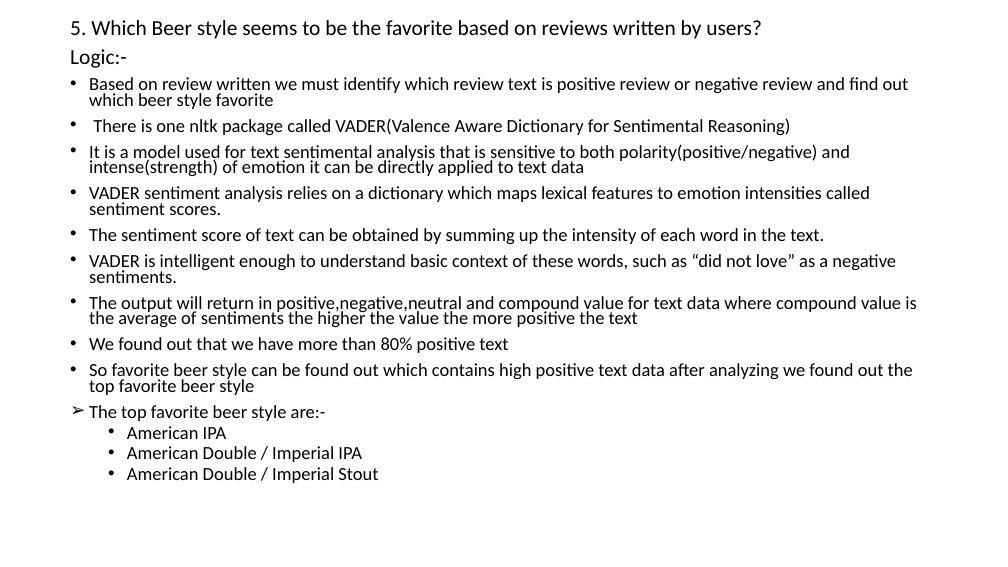
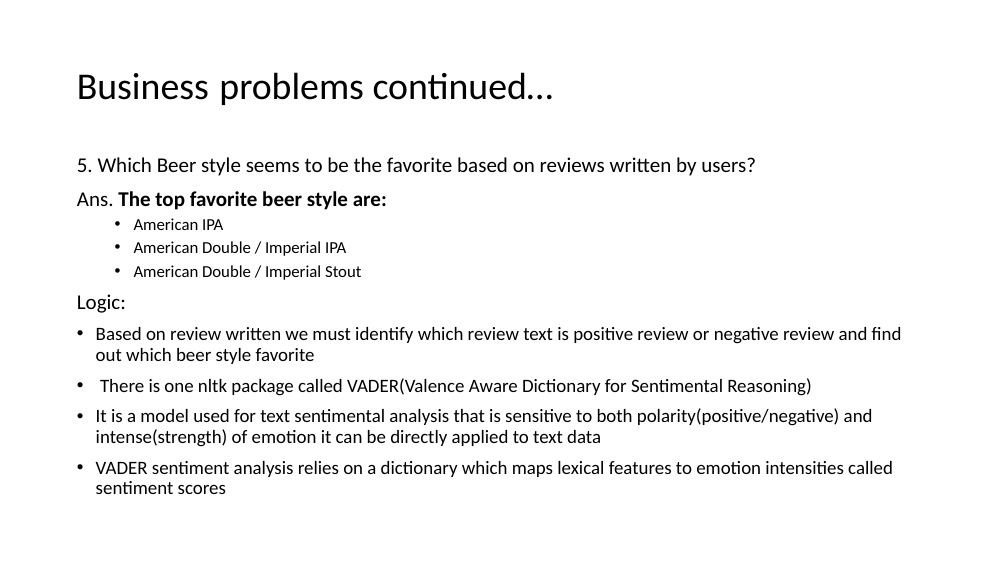
Before and after one commit to vaibhavt14/BeerReviewsAssessment, a slide deck: slide 8 of Summarization of beer reviews data analysis.pptx. Drawn at 1008x567 pixels with LibreOffice and Linux fonts; fonts in the diff are those of the drawing. Boxes give left, top, right and bottom in pixels: in the first picture for what was removed or moved away, otherwise in the second. Text is boxed around its words. In the diff, an @@ line names an element or a change of style, - is before the commit and + after.

Commit message:
Presentation of Beer review analysis

```diff
--- a/Summarization of beer reviews data analysis.pptx
+++ b/Summarization of beer reviews data analysis.pptx
@@ title added at [77,72,554,105], 36 pt, text #000000 @@
+Business problems continued…
@@ text "5. Which Beer style seems ...": place and size @@
-text "5. Which Beer style seems ..." at [70,20,916,483]
+text "5. Which Beer style seems ..." at [77,157,902,494]
@@ text at [77,157,902,447]: size 20.4 to 20 pt in "5. Which Beer style seems to be ..."; size 17.6 to 18 pt in "Based on review written we must identify ...", "There is one nltk package called VADER(Valence ...", "It is a model used for text ..."; line spacing 0.7 to 0.9 @@
@@ text at [77,191,387,313]: text changed; size 20.4 to 16 pt @@
-Logic:-
+Ans. The top favorite beer style are:
+  • American IPA
+  • American Double / Imperial IPA
+  • American Double / Imperial Stout
+Logic:
@@ text at [96,461,893,494]: text changed; size 17.6 to 18 pt @@
-• VADER sentiment analysis relies on a dictionary which maps lexical features to emotion intensities called sentiment scores.
-• The sentiment score of text can be obtained by summing up the intensity of each word in the text.
-• VADER is intelligent enough to understand basic context of these words, such as “did not love” as a negative sentiments.
-• The output will return in positive,negative,neutral and compound value for text data where compound value is the average of sentiments the higher the value the more positive the text
-• We found out that we have more than 80% positive text
-• So favorite beer style can be found out which contains high positive text data after analyzing we found out the top favorite beer style
-➢ The top favorite beer style are:-
-  • American IPA
-  • American Double / Imperial IPA
-  • American Double / Imperial Stout
+• VADER sentiment analysis relies on a dictionary which maps lexical features to emotion intensities called sentiment scores
```
Also in this commit, not shown: 8 other slides changed, 1 slide added.
